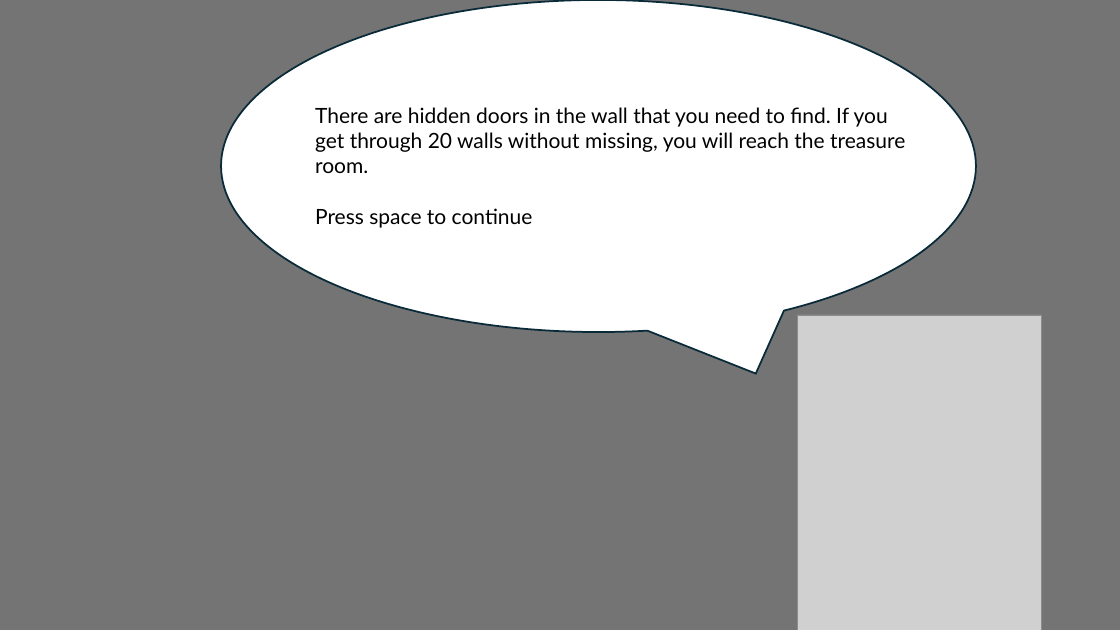
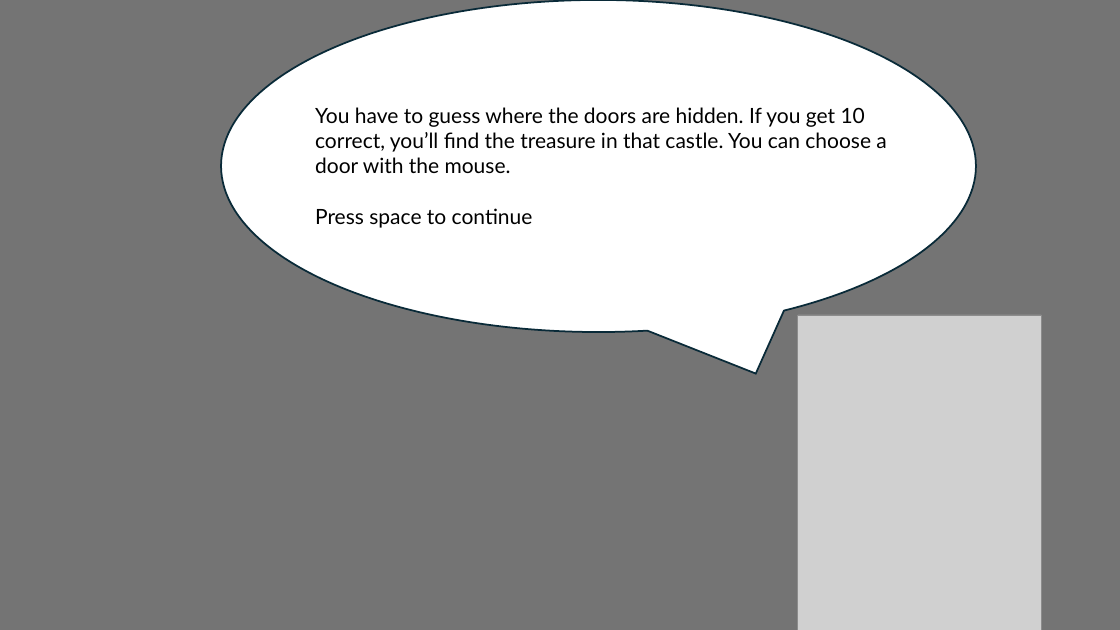
Before and after one commit to Ward-Claeys/PhD, a slide deck: slide 3 of experiment/Instructions.pptx. Drawn at 1120x630 pixels with LibreOffice and Linux fonts; fonts in the diff are those of the drawing; grey boxes stand for pictures. Boxes give left, top, right and bottom in pixels: in the first picture for what was removed or moved away, otherwise in the second. Text is boxed around its words. In the diff, an @@ line names an element or a change of style, - is before the commit and + after.

```diff
--- a/experiment/Instructions.pptx
+++ b/experiment/Instructions.pptx
@@ text at (315, 107, 886, 173): text changed @@
-There are hidden doors in the wall that you need to find. If you get through 20 walls without missing, you will reach the treasure room.
+You have to guess where the doors are hidden. If you get 10 correct, you’ll find the treasure in that castle. You can choose a door with the mouse.
```
Also in this commit, not shown: 9 other slides changed, 2 slides removed, 16 other files.
